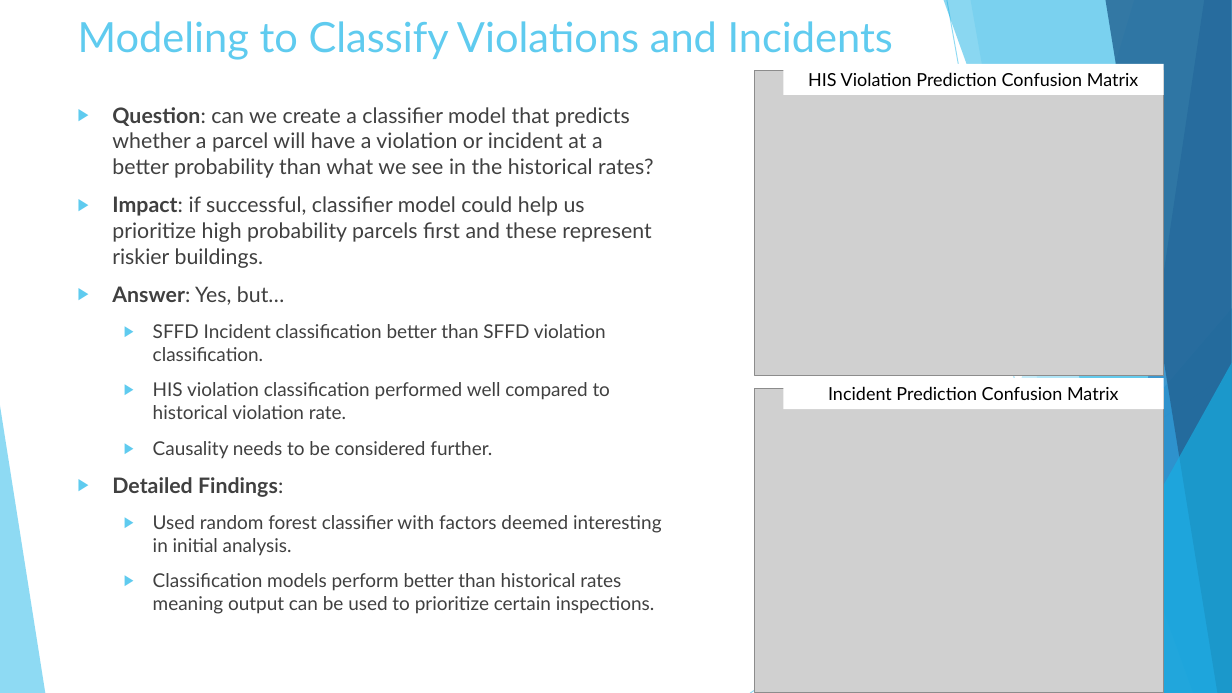
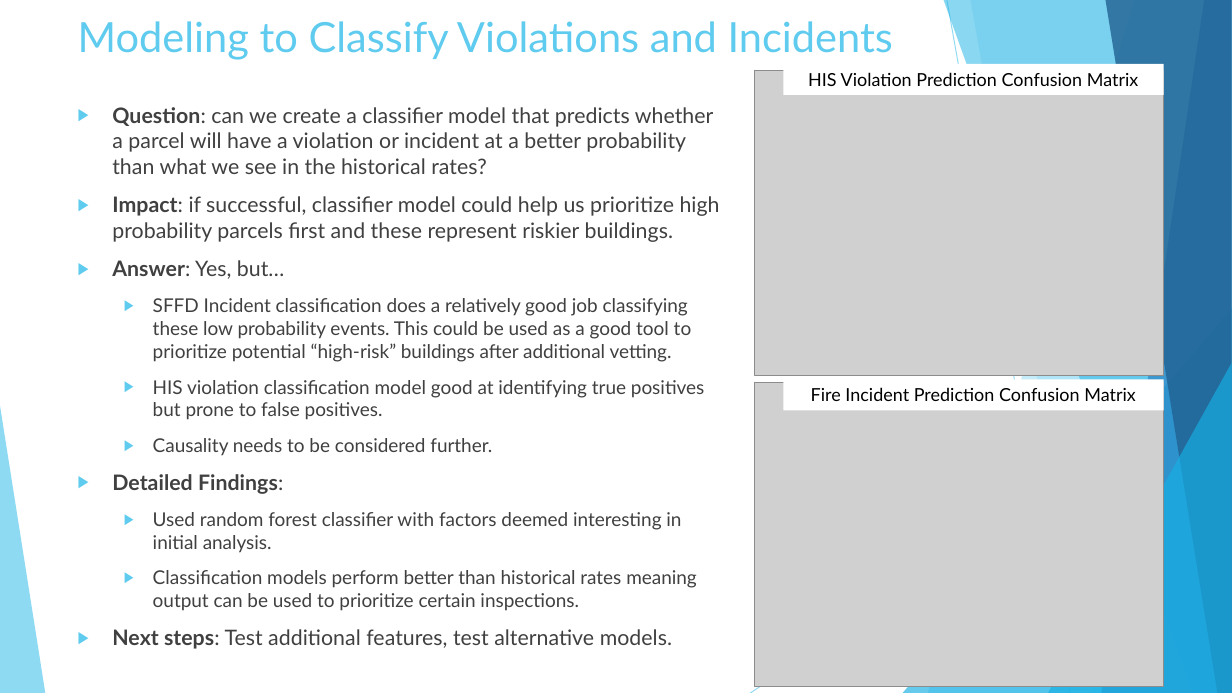
Before and after one commit to justinirving314/sfpd_ds_question, a slide deck: slide 9 of SFPD Interview Presentation.pptx. Drawn at 1232x693 pixels with LibreOffice and Linux fonts; fonts in the diff are those of the drawing; grey boxes stand for pictures. Boxes give left, top, right and bottom in pixels: in the first picture for what was removed or moved away, otherwise in the second. Text is boxed around its words. In the diff, an @@ line names an element or a change of style, - is before the commit and + after.

```diff
--- a/SFPD Interview Presentation.pptx
+++ b/SFPD Interview Presentation.pptx
@@ text at (x1=153, y1=298, x2=705, y2=420): text changed @@
-  ▶ SFFD Incident classification better than SFFD violation classification.
-  ▶ HIS violation classification performed well compared to historical violation rate.
+  ▶ SFFD Incident classification does a relatively good job classifying these low probability events. This could be used as a good tool to prioritize potential “high-risk” buildings after additional vetting.
+  ▶ HIS violation classification model good at identifying true positives but prone to false positives.
@@ picture moved from (x1=754, y1=389, x2=1164, y2=693) to (x1=754, y1=383, x2=1164, y2=687) @@
@@ text in rectangle at (x1=811, y1=387, x2=1136, y2=401): text changed @@
-Incident Prediction Confusion Matrix
+Fire Incident Prediction Confusion Matrix
@@ text at (x1=112, y1=629, x2=672, y2=649): paragraph added @@
+▶ Next steps: Test additional features, test alternative models.
```
Also in this commit, not shown: 10 other slides changed, 4 other files.
